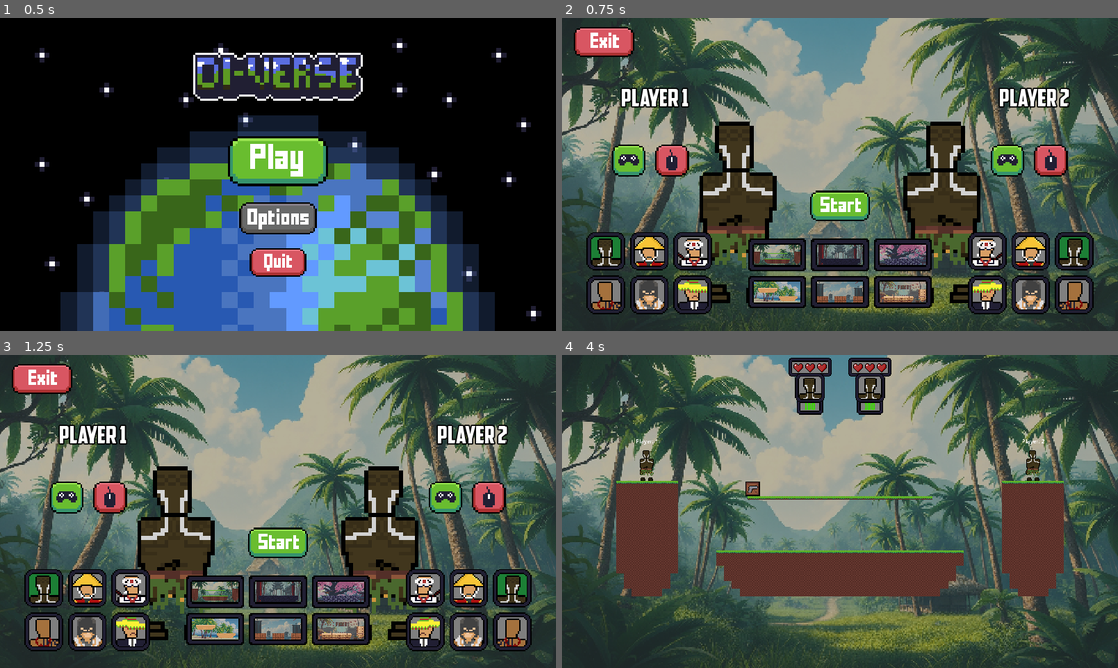
Above: before the commit, frames 1-4 (two rows, left to right).
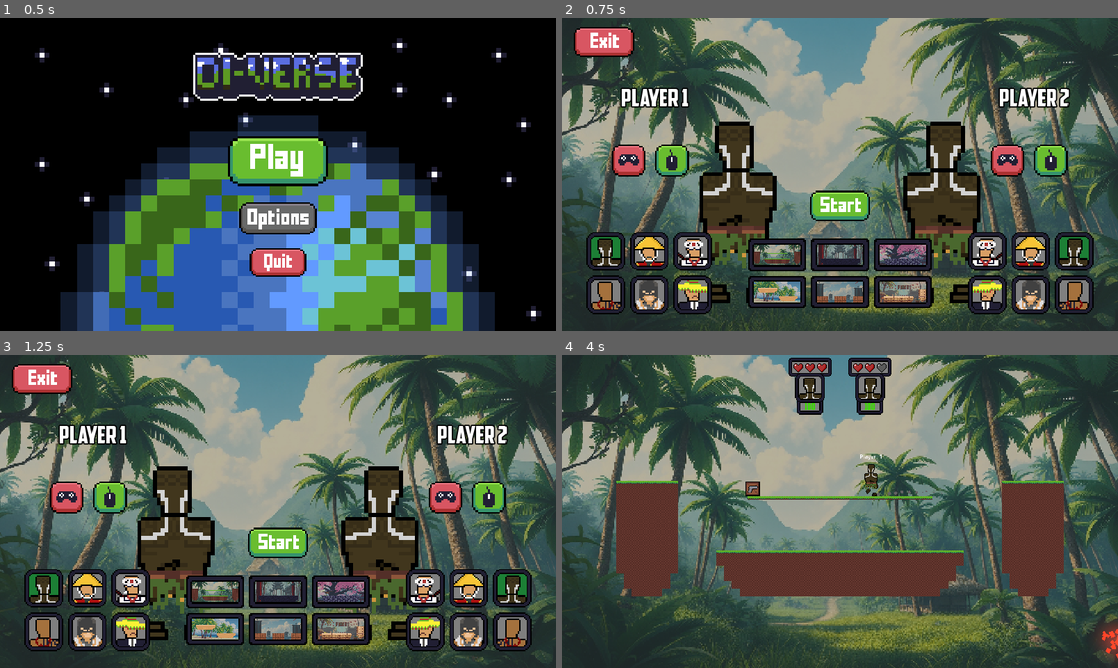
Above: after the commit, the same moments.

Repository: Erueti-Selwyn/DiVerse-Game
Game: Godot game, scene res://scenes/menu.tscn
Same seed, same stepped clock (60 frames per second), same inputs: the game is played once before the commit and once after it.
Inputs (mouse positions are in pixels of both pictures, inside the frame that each line leads up to):
- Up to frame 1 (0.5 s): no input
- Up to frame 2 (0.75 s): click (840, 161) at 0.5 s
- Up to frame 3 (1.25 s): no input
- Up to frame 4 (4 s): click (840, 542) at 1.25 s; hold D (move_right) 2.03-3.53 s; tap Shift (dash) at 2.1 s; tap Space (jump) at 2.27, 3.02 s; tap K (dash2) at 2.85 s; hold A (move_left) from 3.53 s (still down); hold Down (move_down2) from 3.53 s (still down)

Frame 1 is identical in both runs. In frame 2, 1.5% of the frame differs, in the area x 9-91%, y 40-51%; in frame 3, 1.5%; in frame 4, 1.0%.

Commit message:
Changed Music

Diff:
--- a/2DFightingGodot/project.godot
+++ b/2DFightingGodot/project.godot
@@ -79,23 +79,25 @@
 }
 dash={
 "deadzone": 0.5,
-"events": [Object(InputEventKey,"resource_local_to_scene":false,"resource_name":"","device":-1,"window_id":0,"alt_pressed":false,"shift_pressed":false,"ctrl_pressed":false,"meta_pressed":false,"pressed":false,"keycode":0,"physical_keycode":81,"key_label":0,"unicode":113,"echo":false,"script":null)
+"events": [Object(InputEventKey,"resource_local_to_scene":false,"resource_name":"","device":-1,"window_id":0,"alt_pressed":false,"shift_pressed":false,"ctrl_pressed":false,"meta_pressed":false,"pressed":false,"keycode":0,"physical_keycode":72,"key_label":0,"unicode":104,"echo":false,"script":null)
 , Object(InputEventKey,"resource_local_to_scene":false,"resource_name":"","device":-1,"window_id":0,"alt_pressed":false,"shift_pressed":false,"ctrl_pressed":false,"meta_pressed":false,"pressed":false,"keycode":0,"physical_keycode":4194325,"key_label":0,"unicode":0,"echo":false,"script":null)
 ]
 }
 dash2={
 "deadzone": 0.5,
-"events": [Object(InputEventKey,"resource_local_to_scene":false,"resource_name":"","device":-1,"window_id":0,"alt_pressed":false,"shift_pressed":false,"ctrl_pressed":false,"meta_pressed":false,"pressed":false,"keycode":0,"physical_keycode":75,"key_label":0,"unicode":107,"echo":false,"script":null)
+"events": [Object(InputEventKey,"resource_local_to_scene":false,"resource_name":"","device":-1,"window_id":0,"alt_pressed":false,"shift_pressed":false,"ctrl_pressed":false,"meta_pressed":false,"pressed":false,"keycode":75,"physical_keycode":75,"key_label":75,"unicode":107,"echo":false,"script":null)
+, Object(InputEventKey,"resource_local_to_scene":false,"resource_name":"","device":-1,"window_id":0,"alt_pressed":false,"shift_pressed":false,"ctrl_pressed":false,"meta_pressed":false,"pressed":false,"keycode":0,"physical_keycode":4194441,"key_label":0,"unicode":0,"echo":false,"script":null)
 ]
 }
 shoot={
 "deadzone": 0.5,
-"events": [Object(InputEventKey,"resource_local_to_scene":false,"resource_name":"","device":-1,"window_id":0,"alt_pressed":false,"shift_pressed":false,"ctrl_pressed":false,"meta_pressed":false,"pressed":false,"keycode":0,"physical_keycode":70,"key_label":0,"unicode":102,"echo":false,"script":null)
+"events": [Object(InputEventKey,"resource_local_to_scene":false,"resource_name":"","device":-1,"window_id":0,"alt_pressed":false,"shift_pressed":false,"ctrl_pressed":false,"meta_pressed":false,"pressed":false,"keycode":0,"physical_keycode":71,"key_label":0,"unicode":103,"echo":false,"script":null)
 ]
 }
 shoot2={
 "deadzone": 0.5,
 "events": [Object(InputEventKey,"resource_local_to_scene":false,"resource_name":"","device":-1,"window_id":0,"alt_pressed":false,"shift_pressed":false,"ctrl_pressed":false,"meta_pressed":false,"pressed":false,"keycode":0,"physical_keycode":76,"key_label":0,"unicode":108,"echo":false,"script":null)
+, Object(InputEventKey,"resource_local_to_scene":false,"resource_name":"","device":-1,"window_id":0,"alt_pressed":false,"shift_pressed":false,"ctrl_pressed":false,"meta_pressed":false,"pressed":false,"keycode":0,"physical_keycode":4194440,"key_label":0,"unicode":0,"echo":false,"script":null)
 ]
 }
 pause={
--- a/2DFightingGodot/scenes/Level.tscn
+++ b/2DFightingGodot/scenes/Level.tscn
@@ -387,13 +387,13 @@
 shape = SubResource("WorldBoundaryShape2D_iwr00")
 
 [node name="CollisionShape2D2" type="CollisionShape2D" parent="Area2D" groups=["boundary"]]
-position = Vector2(-796, 0)
+position = Vector2(-1000, 0)
 rotation = 1.5708
 scale = Vector2(10, 10)
 shape = SubResource("WorldBoundaryShape2D_iwr00")
 
 [node name="CollisionShape2D3" type="CollisionShape2D" parent="Area2D" groups=["boundary"]]
-position = Vector2(796, 0)
+position = Vector2(1000, 0)
 rotation = -1.5708
 scale = Vector2(10, 10)
 shape = SubResource("WorldBoundaryShape2D_iwr00")
--- a/2DFightingGodot/scenes/character_select.tscn
+++ b/2DFightingGodot/scenes/character_select.tscn
@@ -2,7 +2,6 @@
 
 [ext_resource type="Script" path="res://scripts/character_select.gd" id="1_20887"]
 [ext_resource type="PackedScene" uid="uid://cl4xclfw8h4ql" path="res://scenes/player_idle.tscn" id="3_0if2g"]
-[ext_resource type="Texture2D" uid="uid://b61fv17f6bona" path="res://assets/Ui Assets/ControllerButtonOnFinal.png" id="3_58wrp"]
 [ext_resource type="Texture2D" uid="uid://dymc08auxf7g8" path="res://assets/Ui Assets/StartButtonFinal.png" id="3_ldw3d"]
 [ext_resource type="Texture2D" uid="uid://dpfklnkoagtqq" path="res://assets/Ui Assets/ExitButtonFinal.png" id="3_sm2qm"]
 [ext_resource type="BitMap" uid="uid://b310tcd626bw8" path="res://assets/Ui Assets/StartButtonFinalMask.png" id="4_2fhxl"]
@@ -12,11 +11,12 @@
 [ext_resource type="BitMap" uid="uid://cvkc0xnywbigr" path="res://assets/Ui Assets/ControllerButtonFinalMask.png" id="4_w5wsp"]
 [ext_resource type="Texture2D" uid="uid://dqdw8q6yv0cdj" path="res://assets/profiles/china profile.aesprite.png" id="5_fyk4v"]
 [ext_resource type="FontFile" uid="uid://ccd6qond4rdjk" path="res://assets/Ui Assets/American Captain.ttf" id="5_o0sn0"]
-[ext_resource type="Texture2D" uid="uid://cf4e1tbsdxtdp" path="res://assets/Ui Assets/MouseButtonOffFinal.png" id="5_o4msb"]
 [ext_resource type="Texture2D" uid="uid://cvgdd78wx13s" path="res://assets/profiles/japan man profile.aesprite.png" id="6_dgcfs"]
+[ext_resource type="Texture2D" uid="uid://cv74i8vu82vei" path="res://assets/Ui Assets/ControllerButtonOffFinal.png" id="7_be0tv"]
 [ext_resource type="Texture2D" uid="uid://cm4u3rbs87tr1" path="res://assets/profiles/samoan body profile.aesprite.png" id="7_utxde"]
 [ext_resource type="Texture2D" uid="uid://cxo7g3o333ef8" path="res://assets/profiles/Mexican-profile.png" id="8_87k8w"]
 [ext_resource type="Texture2D" uid="uid://1xu1ipgs8406" path="res://assets/profiles/viking profile.aesprite.png" id="8_mokyo"]
+[ext_resource type="Texture2D" uid="uid://chxb8w5slc3yo" path="res://assets/Ui Assets/MouseButtonOnFinal.png" id="9_lwx4u"]
 [ext_resource type="BitMap" uid="uid://bagsinsgm01k8" path="res://assets/Ui Assets/BorderBackgroundMask.png" id="11_oe331"]
 [ext_resource type="Texture2D" uid="uid://b66ssj3swr2ar" path="res://assets/Ui Assets/BorderBackground.png" id="12_t4wy2"]
 [ext_resource type="Texture2D" uid="uid://cukveh0xyj4an" path="res://assets/backgrounds/mapborderbackground.png" id="19_t4w4h"]
@@ -140,14 +140,14 @@
 [node name="ControllerPlayer1" type="TextureButton" parent="MarginContainer/VBoxContainer/HBoxContainer3/HBoxContainer"]
 custom_minimum_size = Vector2(80, 80)
 layout_mode = 2
-texture_normal = ExtResource("3_58wrp")
+texture_normal = ExtResource("7_be0tv")
 texture_click_mask = ExtResource("4_w5wsp")
 stretch_mode = 5
 
 [node name="KeyboardPlayer1" type="TextureButton" parent="MarginContainer/VBoxContainer/HBoxContainer3/HBoxContainer"]
 custom_minimum_size = Vector2(80, 80)
 layout_mode = 2
-texture_normal = ExtResource("5_o4msb")
+texture_normal = ExtResource("9_lwx4u")
 texture_click_mask = ExtResource("4_w5wsp")
 stretch_mode = 5
 
@@ -158,14 +158,14 @@
 [node name="ControllerPlayer2" type="TextureButton" parent="MarginContainer/VBoxContainer/HBoxContainer3/HBoxContainer2"]
 custom_minimum_size = Vector2(80, 80)
 layout_mode = 2
-texture_normal = ExtResource("3_58wrp")
+texture_normal = ExtResource("7_be0tv")
 texture_click_mask = ExtResource("4_w5wsp")
 stretch_mode = 5
 
 [node name="KeyboardPlayer2" type="TextureButton" parent="MarginContainer/VBoxContainer/HBoxContainer3/HBoxContainer2"]
 custom_minimum_size = Vector2(80, 80)
 layout_mode = 2
-texture_normal = ExtResource("5_o4msb")
+texture_normal = ExtResource("9_lwx4u")
 texture_click_mask = ExtResource("4_w5wsp")
 stretch_mode = 5
 
--- a/2DFightingGodot/scenes/menu_audio_player.tscn
+++ b/2DFightingGodot/scenes/menu_audio_player.tscn
@@ -3,5 +3,4 @@
 [ext_resource type="Script" path="res://scripts/menu_audio_player.gd" id="1_655yb"]
 
 [node name="MenuAudioPlayer" type="AudioStreamPlayer2D"]
-volume_db = -2.0
 script = ExtResource("1_655yb")
--- a/2DFightingGodot/scripts/character_select.gd
+++ b/2DFightingGodot/scripts/character_select.gd
@@ -45,8 +45,8 @@
 # Variables
 var player_1_character : int = 1
 var player_2_character : int = 1
-var local_player_1_controller : bool = true
-var local_player_2_controller : bool = true
+var local_player_1_controller : bool = false
+var local_player_2_controller : bool = false
 var default_color = Color(1, 1, 1)
 var selected_color = Color(0.224, 1, 0.416)
 
--- a/2DFightingGodot/scripts/global.gd
+++ b/2DFightingGodot/scripts/global.gd
@@ -3,8 +3,8 @@
 var character_select_scene = preload("res://scenes/character_select.tscn")
 var level_scene = preload("res://scenes/Level.tscn")
 # Global Variables
-@export var player_1_controller : bool = true
-@export var player_2_controller : bool = true
+@export var player_1_controller : bool = false
+@export var player_2_controller : bool = false
 @export var player_1_health : int = 0
 @export var player_2_health : int= 0
 @export var global_player_character_1 : int = 1
@@ -17,6 +17,7 @@
 @export var map_type : int= 1
 @export var sound_on : bool = true
 @export var music_on : bool = true
+@export var is_on_menu : bool = true
 
 
 func display_damage_number(value : int, position : Vector2):
--- a/2DFightingGodot/scripts/menu.gd
+++ b/2DFightingGodot/scripts/menu.gd
@@ -12,6 +12,7 @@
 
 # Called when the node enters the scene tree for the first time.
 func _ready():
+	global_script.is_on_menu = true
 	if global_script.music_on:
 		if !global_menu_audio_player.is_menu_music_playing():
 			global_menu_audio_player.play_menu_music()
--- a/2DFightingGodot/scripts/menu_audio_player.gd
+++ b/2DFightingGodot/scripts/menu_audio_player.gd
@@ -1,28 +1,33 @@
 extends AudioStreamPlayer2D
 const MENU_MUSIC = preload("res://assets/audio/music/menu music.mp3")
 @onready var global_script = $"/root/Global"
-var playingMenuMusic : bool = false
+var playing_menu_music : bool = false
 
 
 func _ready():
 	self.stream = MENU_MUSIC
 	self.stream.loop = true
 	if not self.playing:
-		if global_script.music_on:
-			playingMenuMusic = true
+		if (
+			global_script.music_on
+			and global_script.is_on_menu
+		):
+			playing_menu_music = true
 			play_menu_music()
 
 
 func play_menu_music():
-	if global_script.music_on:
+	if (
+		global_script.music_on
+		and global_script):
 		self.play()
-		playingMenuMusic = true
+		playing_menu_music = true
 
 
 func stop_menu_music():
 	self.stop()
-	playingMenuMusic = false
+	playing_menu_music = false
 
 
 func is_menu_music_playing():
-	return(playingMenuMusic)
+	return(playing_menu_music)
--- a/2DFightingGodot/scripts/settings_menu.gd
+++ b/2DFightingGodot/scripts/settings_menu.gd
@@ -16,53 +16,48 @@
 @onready var controls_button = $MarginContainer/VBoxContainer/Controls
 @onready var click_audio_player = $"../ClickAudioPlayer"
 # Variables
-var local_sound_on : bool = true
-var local_music_on : bool = true
 var from_pause_menu : bool = false
 
 func _ready():
 	self.pivot_offset = Vector2(self.size / 2)
-	local_sound_on = global_script.sound_on
-	local_music_on = global_script.music_on
-	if local_music_on:
+	if global_script.music_on:
 		music_switch.texture_normal = SWITCH_ON
-	elif !local_music_on:
+	elif !global_script.music_on:
 		music_switch.texture_normal = SWITCH_OFF
-	if local_sound_on:
+	if global_script.sound_on:
 		sound_switch.texture_normal = SWITCH_ON
-	elif !local_sound_on:
+	elif !global_script.sound_on:
 		sound_switch.texture_normal = SWITCH_OFF
 
 func _process(_delta):
-	global_script.sound_on = local_sound_on
-	global_script.music_on = local_music_on
+	pass
 func _on_menu_pressed():
 	get_tree().change_scene_to_file("res://scenes/menu.tscn")
 
 func _on_sound_button_pressed():
 	global_click_audio_player.click_button_effect()
 	global_script.button_jump(sound_switch)
-	if local_sound_on:
+	if global_script.sound_on:
 		sound_switch.texture_normal = SWITCH_OFF
 		sound_switch.texture_click_mask = SWITCH_OFF_MASK
-		local_sound_on = false
-	elif !local_sound_on:
+		global_script.sound_on = false
+	elif !global_script.sound_on:
 		sound_switch.texture_normal = SWITCH_ON
 		sound_switch.texture_click_mask = SWITCH_ON_MASK
-		local_sound_on = true
+		global_script.sound_on = true
 
 func _on_music_button_pressed():
 	global_click_audio_player.click_button_effect()
 	global_script.button_jump(music_switch)
-	if local_music_on:
+	if global_script.music_on:
 		music_switch.texture_normal = SWITCH_OFF
 		music_switch.texture_click_mask = SWITCH_OFF_MASK
-		local_music_on = false
+		global_script.music_on = false
 		global_menu_audio_player.stop_menu_music()
-	elif !local_music_on:
+	elif !global_script.music_on:
 		music_switch.texture_normal = SWITCH_ON
 		music_switch.texture_click_mask = SWITCH_ON_MASK
-		local_music_on = true
+		global_script.music_on = true
 		global_menu_audio_player.play_menu_music()
 
 
